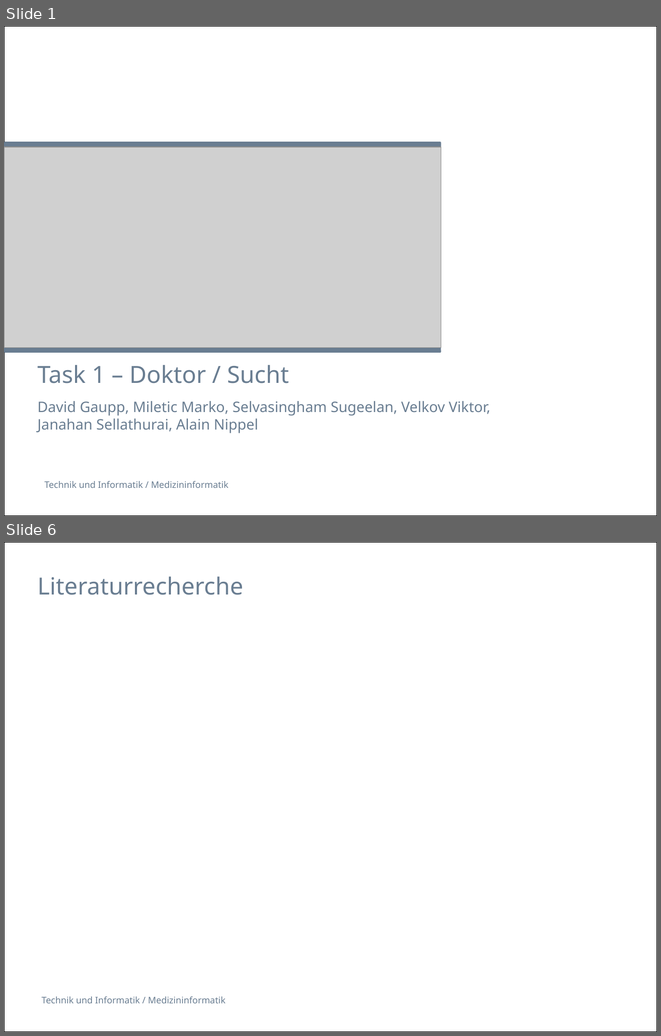
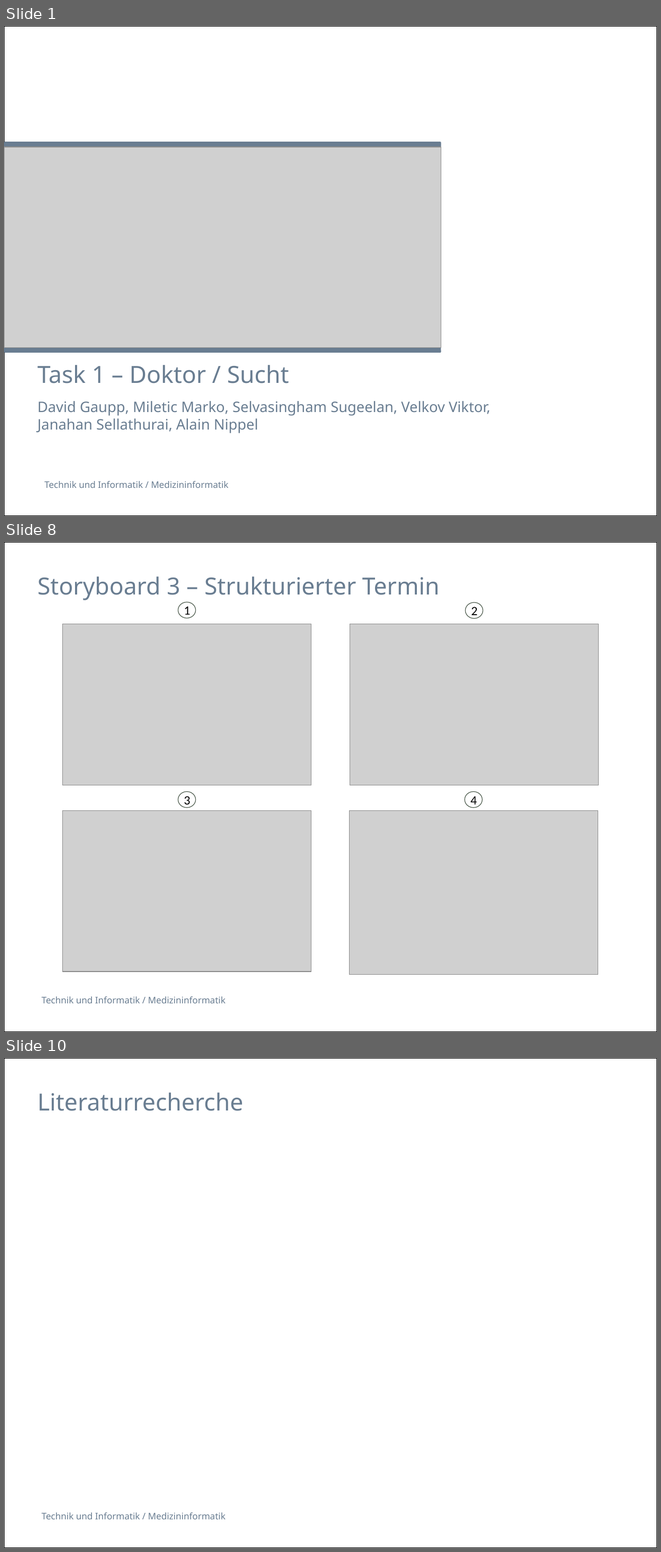
Before and after one commit to selvs1/ePsyDoc, a slide deck: doc/task-01/Präsentation/Task1_Doctor_Addiction.pptx. Shown one above the other, each under a label of ours: slides 1 and 6 before the commit, slides 1, 8 and 10 after it; the slides between them are not shown. The pictures are 661x1036 and 661x1552 pixels, drawn with LibreOffice and Linux fonts; fonts in the diff are those of the drawing; grey boxes stand for pictures; background and template pictures are left out. Boxes give left, top, right and bottom in pixels: in the first picture for what was removed or moved away, otherwise in the second. Text is boxed around its words. In the diff, an @@ line names an element or a change of style, - is before the commit and + after.

```diff
--- a/doc/task-01/Präsentation/Task1_Doctor_Addiction.pptx
+++ b/doc/task-01/Präsentation/Task1_Doctor_Addiction.pptx
@@ slide 8 added at (x1=4, y1=542, x2=657, y2=1032), background #FFFFFF; not listed: 2 template elements that a slide beside it also shows @@
@@ title added at (x1=37, y1=576, x2=440, y2=600), 26 pt, text #697D91 @@
+Storyboard 3 – Strukturierter Termin
@@ ellipse added at (x1=178, y1=602, x2=196, y2=618), outline #536253 0.75 pt @@
@@ ellipse added at (x1=465, y1=602, x2=483, y2=618), outline #536253 0.75 pt @@
@@ text added at (x1=184, y1=606, x2=190, y2=618), 14 pt, text #000000 @@
+1
@@ text added at (x1=471, y1=607, x2=477, y2=619), 14 pt, text #000000 @@
+2
@@ picture added at (x1=63, y1=624, x2=311, y2=786) @@
@@ picture added at (x1=350, y1=624, x2=599, y2=786) @@
@@ ellipse added at (x1=178, y1=792, x2=196, y2=808), outline #536253 0.75 pt @@
@@ text added at (x1=184, y1=796, x2=190, y2=808), 14 pt, text #000000 @@
+3
@@ ellipse added at (x1=465, y1=792, x2=483, y2=808), outline #536253 0.75 pt @@
@@ text added at (x1=470, y1=796, x2=477, y2=808), 14 pt, text #000000 @@
+4
@@ picture added at (x1=63, y1=810, x2=311, y2=972) @@
@@ picture added at (x1=350, y1=810, x2=598, y2=974) @@
@@ what was slide 6 is now slide 10 @@
```
Also in this commit, not shown: 1 slide changed, 6 other slides added, 3 slides removed, 2 other files.
